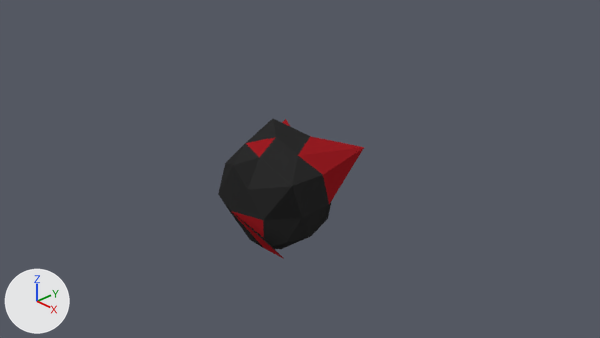
An edit to the Blender file Assets/3DModeling/Asteroid.blend, drawn before and after from the same camera.
Both versions are drawn from the file's camera 'Camera'. Lighting does not change. The marker at lower left points along +X, +Y and +Z.
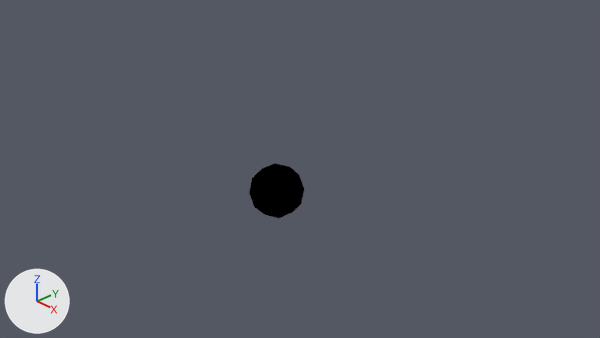
What differs and where, as boxes (x1, y1, x2, y2) in the pictures (600 x 338 px):
'Icosphere', reshaped, rescaled (62% narrower, 60% shorter)
    before: (218, 119, 364, 259)
    after: (249, 163, 304, 218)

The edits, one by one:
Material 'stone' (mat_stone) is new.
Its base color is (0.0, 0.0, 0.0) (black #000000).
me_icosphere is used by ob_icosphere; location (0.0, 0.0, 0.0).
me_icosphere had 42 vertices, 80 faces and spanned x -1.24..1.15, y -1.0..1.17, z -1.0..1.13.
me_icosphere no longer uses material mat_graphite (black #2c2c2c).
me_icosphere no longer uses material mat_magma (red #991c22).
me_icosphere now has 827 vertices, 1465 faces and spans x -0.95..0.95, y -1.0..1.0, z -0.96..1.0.
me_icosphere part 1: 16 vertices removed from x -1.24..1.15, y -0.89..1.17, z -1.0..1.13; 801 vertices added at x -0.95..0.95, y -0.96..0.96, z -0.96..0.96.
me_icosphere now uses material mat_stone (black #000000).
Object 'Icosphere' (ob_icosphere) is rescaled from (1.0, 1.0, 1.0) to (0.475, 0.475, 0.475).
